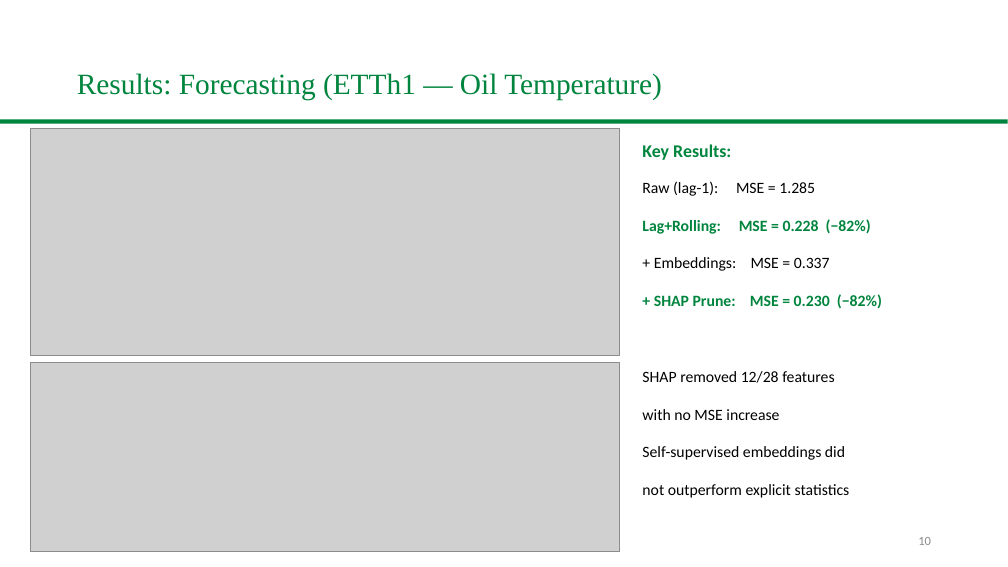
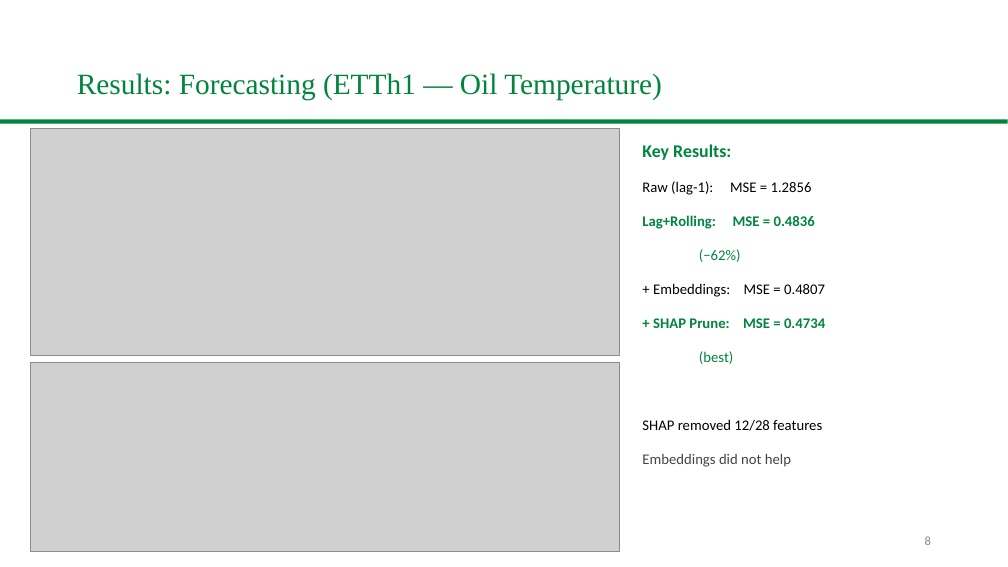
Before and after one commit to Ash-projects-personal/CSCE5222-Group18-FeatureEngineering, a slide deck: slide 8 of slides/Group18_UNT_Presentation.pptx (slide 10 before the commit). Drawn at 1008x567 pixels with LibreOffice and Linux fonts; fonts in the diff are those of the drawing; grey boxes stand for pictures; background and template pictures are left out. Boxes give left, top, right and bottom in pixels: in the first picture for what was removed or moved away, otherwise in the second. Text is boxed around its words. In the diff, an @@ line names an element or a change of style, - is before the commit and + after.

```diff
--- a/slides/Group18_UNT_Presentation.pptx
+++ b/slides/Group18_UNT_Presentation.pptx
@@ text at (642, 181, 812, 195): text changed; size 15 to 14 pt @@
-Raw (lag-1): MSE = 1.285
+Raw (lag-1): MSE = 1.2856
@@ text at (642, 215, 815, 229): text changed; size 15 to 14 pt @@
-Lag+Rolling: MSE = 0.228 (−82%)
+Lag+Rolling: MSE = 0.4836
@@ text at (699, 249, 741, 262): text changed; size 15 to 14 pt; text colour #000000 to #00853E @@
-+ Embeddings: MSE = 0.337
+(−62%)
@@ text at (653, 283, 825, 297): text changed; size 15 to 14 pt; text colour #00853E to #000000; bold off @@
-+ SHAP Prune: MSE = 0.230 (−82%)
++ Embeddings: MSE = 0.4807
@@ text added at (653, 318, 825, 328), 14 pt, text #00853E, bold @@
++ SHAP Prune: MSE = 0.4734
@@ text added at (699, 351, 733, 364), 14 pt, text #00853E @@
+(best)
@@ text "SHAP removed 12/28 features": place and size @@
-text "SHAP removed 12/28 features" at (642, 371, 834, 383)
+text "SHAP removed 12/28 features" at (642, 419, 822, 431)
@@ text "SHAP removed 12/28 features" at (642, 419, 822, 431): size 15 to 14 pt @@
@@ text removed at (642, 409, 779, 420) @@
-with no MSE increase
@@ text removed at (642, 446, 845, 460) @@
-Self-supervised embeddings did
@@ text at (642, 453, 791, 467): text changed; size 15 to 14 pt; text colour #000000 to #444444 @@
-not outperform explicit statistics
+Embeddings did not help
@@ page number at (925, 536, 931, 545): text changed @@
-10
+8
```
Also in this commit, not shown: 10 other slides changed, 4 slides removed, 2 other files.
